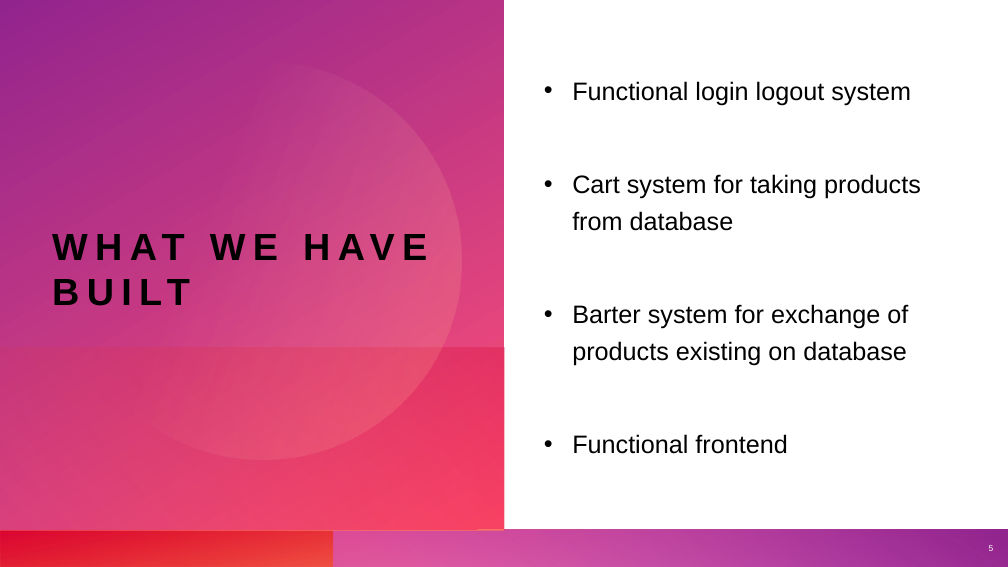
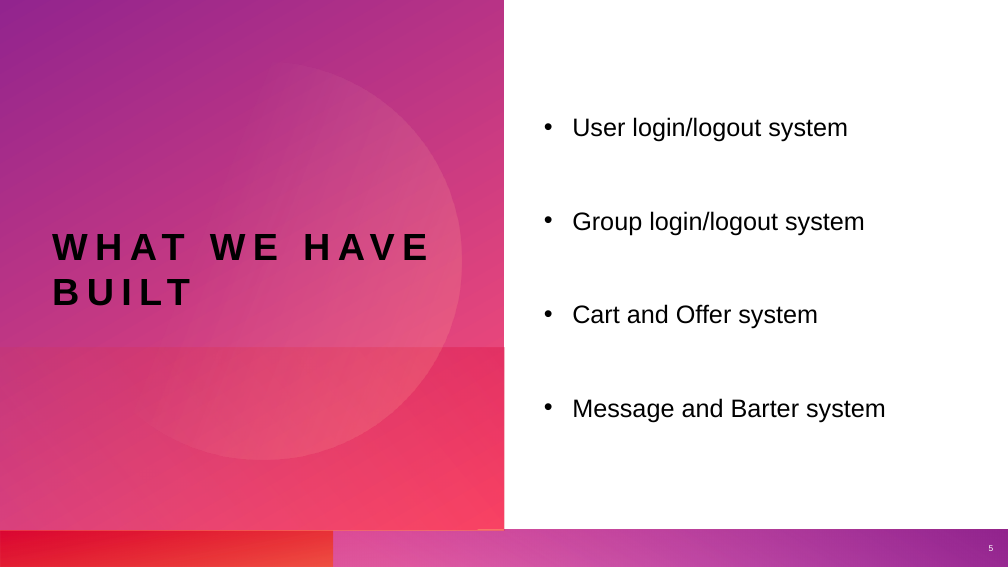
Before and after one commit to cart7982/CaravanSeraiCS360, a slide deck: slide 5 of CaravanSeraiCS360/Presentations/Caravanserai.pptx. Drawn at 1008x567 pixels with LibreOffice and Linux fonts; fonts in the diff are those of the drawing. Boxes give left, top, right and bottom in pixels: in the first picture for what was removed or moved away, otherwise in the second. Text is boxed around its words. In the diff, an @@ line names an element or a change of style, - is before the commit and + after.

Commit message:
Improved group system
Creating groups now forms new tables, which must be checked for a user before logging into a group.

```diff
--- a/CaravanSeraiCS360/Presentations/Caravanserai.pptx
+++ b/CaravanSeraiCS360/Presentations/Caravanserai.pptx
@@ text at [572, 117, 886, 423]: text changed @@
-• Functional login logout system
-• Cart system for taking products from database
-• Barter system for exchange of products existing on database
-• Functional frontend
+• User login/logout system
+• Group login/logout system
+• Cart and Offer system
+• Message and Barter system
```
Also in this commit, not shown: 3 other slides changed, 1 slide added, 1 slide removed, 10 other files.
